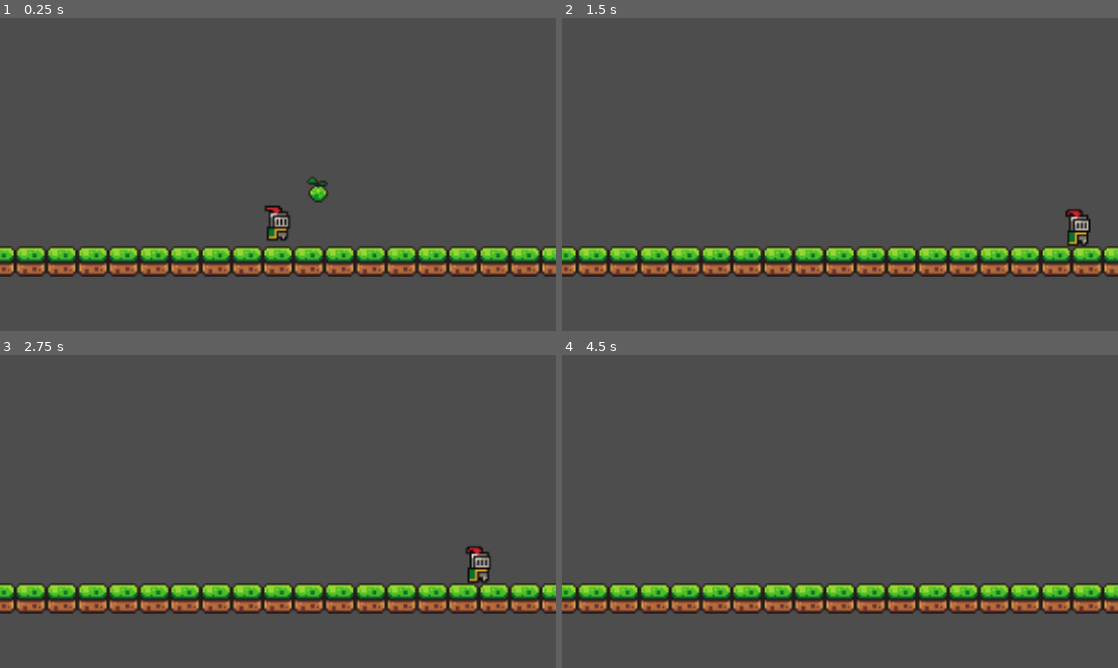
Above: before the commit, frames 1-4 (two rows, left to right).
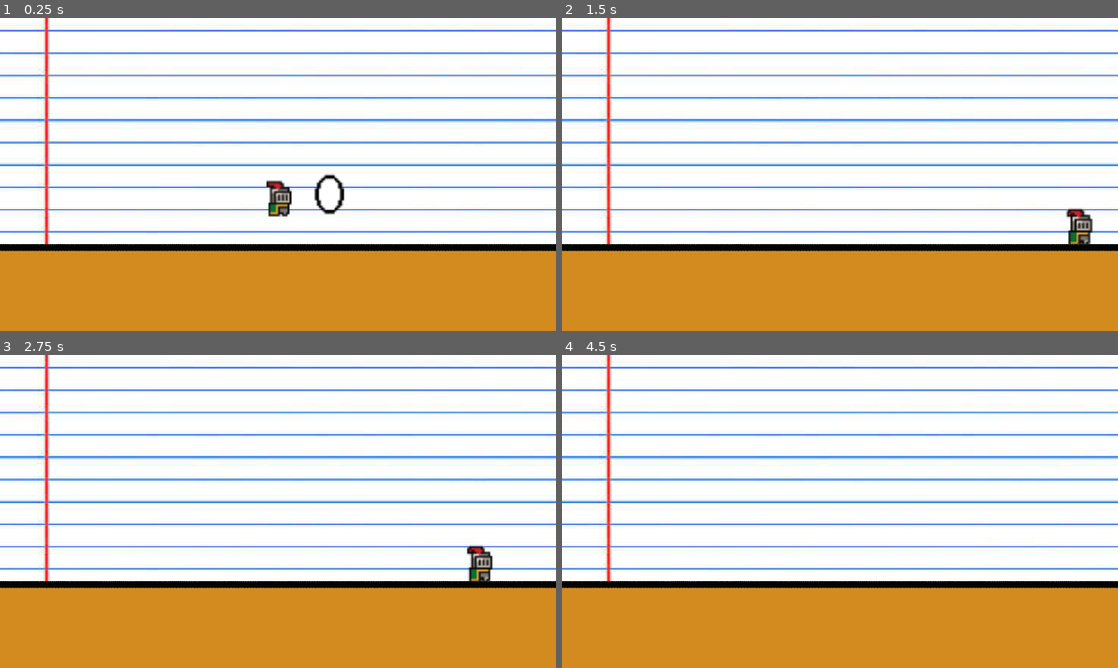
Above: after the commit, the same moments.

Repository: Mochytk/INF377-Microjuegos
Game: Godot game, scene res://Microgames/lluvia-de-notas/scenes/lluvia_de_notas.tscn
Two runs of this game, one before a commit and one after it. Both use one fixed random seed, a clock stepped at 60 frames per second and the inputs below. Before the commit the project has no main scene; this scene is started directly in both runs.
Inputs:
- Up to frame 1 (0.25 s): no input
- Up to frame 2 (1.5 s): tap Enter (ui_accept) at 0.5, 0.77 s; hold Right (ui_right) from 0.53 s (still down)
- Up to frame 3 (2.75 s): tap Enter (ui_accept) at 1.52, 2 s; release Right (ui_right) at 2.03 s; hold Left (ui_left) from 2.03 s (still down)
- Up to frame 4 (4.5 s): release Left (ui_left) at 2.78 s; hold Right (ui_right) 2.78-4.28 s; tap Enter (ui_accept) at 3.02, 3.77 s; hold Left (ui_left) from 4.28 s (still down)

The runs differ from the first frame. In frame 1, 100% of the frame differs, in the area x 0-100%, y 0-100%; in frame 2, 100%; in frame 3, 100%; in frame 4, 100%.

Commit message:
game over, números

Diff:
--- a/inf-377-microjuegos/Microgames/lluvia-de-notas/scenes/cero.tscn
+++ b/inf-377-microjuegos/Microgames/lluvia-de-notas/scenes/cero.tscn
@@ -2,6 +2,7 @@
 
 [ext_resource type="Script" uid="uid://c8bjln4g4q7aq" path="res://Microgames/lluvia-de-notas/scripts/cero.gd" id="1_vho2w"]
 [ext_resource type="Texture2D" uid="uid://c0y35slu0s558" path="res://Microgames/lluvia-de-notas/assets/sprites/fruit.png" id="1_yeblp"]
+[ext_resource type="Texture2D" uid="uid://blopdbvjsk7fy" path="res://Microgames/lluvia-de-notas/assets/sprites/pixil-frame-0.png" id="2_lx1j3"]
 
 [sub_resource type="AtlasTexture" id="AtlasTexture_h7djk"]
 atlas = ExtResource("1_yeblp")
@@ -11,6 +12,10 @@
 atlas = ExtResource("1_yeblp")
 region = Rect2(0, 32, 16, 16)
 
+[sub_resource type="AtlasTexture" id="AtlasTexture_vuctl"]
+atlas = ExtResource("2_lx1j3")
+region = Rect2(0, 0, 32, 32)
+
 [sub_resource type="SpriteFrames" id="SpriteFrames_vho2w"]
 animations = [{
 "frames": [{
@@ -19,6 +24,9 @@
 }, {
 "duration": 1.0,
 "texture": SubResource("AtlasTexture_l5flu")
+}, {
+"duration": 1.0,
+"texture": SubResource("AtlasTexture_vuctl")
 }],
 "loop": 1,
 "name": &"default",
@@ -26,10 +34,10 @@
 }]
 
 [sub_resource type="CircleShape2D" id="CircleShape2D_lx1j3"]
-radius = 4.0
+radius = 7.0
 
 [sub_resource type="CircleShape2D" id="CircleShape2D_xepy2"]
-radius = 4.0
+radius = 7.0
 
 [node name="cero" type="Node2D" unique_id=92391435]
 script = ExtResource("1_vho2w")
@@ -38,8 +46,13 @@
 mass = 0.009
 gravity_scale = 0.1
 
+[node name="Sprite2D" type="Sprite2D" parent="RigidBody2D" unique_id=842579231]
+position = Vector2(0, 2)
+texture = ExtResource("2_lx1j3")
+
 [node name="AnimatedSprite2D" type="AnimatedSprite2D" parent="RigidBody2D" unique_id=1366227434]
-position = Vector2(0, -2)
+visible = false
+position = Vector2(0, -1)
 sprite_frames = SubResource("SpriteFrames_vho2w")
 
 [node name="CollisionShape2D" type="CollisionShape2D" parent="RigidBody2D" unique_id=1176201470]
--- a/inf-377-microjuegos/Microgames/lluvia-de-notas/scenes/cien.tscn
+++ b/inf-377-microjuegos/Microgames/lluvia-de-notas/scenes/cien.tscn
@@ -2,6 +2,7 @@
 
 [ext_resource type="Texture2D" uid="uid://c0y35slu0s558" path="res://Microgames/lluvia-de-notas/assets/sprites/fruit.png" id="1_7aslm"]
 [ext_resource type="Script" uid="uid://dirrso03ts3hr" path="res://Microgames/lluvia-de-notas/scripts/cien.gd" id="1_xfydj"]
+[ext_resource type="Texture2D" uid="uid://dgosx5rfhi1he" path="res://Microgames/lluvia-de-notas/assets/sprites/pixil-frame-0 (3).png" id="2_7bhy1"]
 
 [sub_resource type="AtlasTexture" id="AtlasTexture_0q5u0"]
 atlas = ExtResource("1_7aslm")
@@ -18,11 +19,11 @@
 "speed": 5.0
 }]
 
-[sub_resource type="CircleShape2D" id="CircleShape2D_7bhy1"]
-radius = 4.0
+[sub_resource type="RectangleShape2D" id="RectangleShape2D_xepy2"]
+size = Vector2(32, 17)
 
-[sub_resource type="CircleShape2D" id="CircleShape2D_xfydj"]
-radius = 4.0
+[sub_resource type="RectangleShape2D" id="RectangleShape2D_qc24j"]
+size = Vector2(32, 17)
 
 [node name="cien" type="Node2D" unique_id=1670947645]
 script = ExtResource("1_xfydj")
@@ -31,18 +32,24 @@
 mass = 0.013
 gravity_scale = 0.1
 
+[node name="Sprite2D" type="Sprite2D" parent="RigidBody2D" unique_id=159139906]
+texture = ExtResource("2_7bhy1")
+
 [node name="AnimatedSprite2D" type="AnimatedSprite2D" parent="RigidBody2D" unique_id=867014171]
+visible = false
 position = Vector2(0, -3)
 sprite_frames = SubResource("SpriteFrames_xfydj")
 
 [node name="CollisionShape2D" type="CollisionShape2D" parent="RigidBody2D" unique_id=425740184]
-shape = SubResource("CircleShape2D_7bhy1")
+position = Vector2(0, -1.5)
+shape = SubResource("RectangleShape2D_xepy2")
 
 [node name="Area2D" type="Area2D" parent="RigidBody2D" unique_id=674428953]
 collision_layer = 2
 
 [node name="collision" type="CollisionShape2D" parent="RigidBody2D/Area2D" unique_id=662508897]
-shape = SubResource("CircleShape2D_xfydj")
+position = Vector2(0, -1.5)
+shape = SubResource("RectangleShape2D_qc24j")
 debug_color = Color(1, 0.19215687, 0.8509804, 0.41960785)
 
 [connection signal="body_entered" from="RigidBody2D/Area2D" to="." method="_on_area_2d_body_entered"]
--- /dev/null
+++ b/inf-377-microjuegos/Microgames/lluvia-de-notas/scenes/game_over.tscn
@@ -0,0 +1,26 @@
+[gd_scene format=3 uid="uid://08fgbci7ghia"]
+
+[ext_resource type="Texture2D" uid="uid://bii8uabs7o680" path="res://Microgames/lluvia-de-notas/assets/sprites/hoja-papel.jpg" id="1_wf7sd"]
+[ext_resource type="Texture2D" uid="uid://ykl56kx4uw55" path="res://Microgames/lluvia-de-notas/assets/sprites/mesa.png" id="2_x2ed6"]
+
+[node name="game-over" type="Node2D" unique_id=1590447958]
+
+[node name="papel2" type="Sprite2D" parent="." unique_id=945814569]
+z_index = -1
+position = Vector2(592.99994, 263.99994)
+scale = Vector2(3.0098612, 1.6739973)
+texture = ExtResource("1_wf7sd")
+
+[node name="Mesa" type="Sprite2D" parent="." unique_id=653430420]
+position = Vector2(595, 773.99994)
+scale = Vector2(1.7866664, 0.85254437)
+texture = ExtResource("2_x2ed6")
+
+[node name="RichTextLabel" type="RichTextLabel" parent="." unique_id=1414673809]
+offset_left = 445.0
+offset_top = 218.0
+offset_right = 736.0
+offset_bottom = 298.0
+theme_override_colors/default_color = Color(0, 0, 0, 1)
+theme_override_font_sizes/normal_font_size = 50
+text = "GAME OVER"
--- a/inf-377-microjuegos/Microgames/lluvia-de-notas/scenes/lluvia_de_notas.tscn
+++ b/inf-377-microjuegos/Microgames/lluvia-de-notas/scenes/lluvia_de_notas.tscn
@@ -3,6 +3,8 @@
 [ext_resource type="PackedScene" uid="uid://2oskjl4j124s" path="res://Microgames/lluvia-de-notas/scenes/player.tscn" id="1_jq66b"]
 [ext_resource type="PackedScene" uid="uid://7g3lka24sjbn" path="res://Microgames/lluvia-de-notas/scenes/notas.tscn" id="1_xo5yo"]
 [ext_resource type="Texture2D" uid="uid://cqmkcaki4yw5" path="res://Microgames/lluvia-de-notas/assets/sprites/world_tileset.png" id="2_1n2t3"]
+[ext_resource type="Texture2D" uid="uid://bii8uabs7o680" path="res://Microgames/lluvia-de-notas/assets/sprites/hoja-papel.jpg" id="4_qfr8d"]
+[ext_resource type="Texture2D" uid="uid://ykl56kx4uw55" path="res://Microgames/lluvia-de-notas/assets/sprites/mesa.png" id="5_fudlk"]
 
 [sub_resource type="GDScript" id="GDScript_xo5yo"]
 script/source = "extends Node2D
@@ -179,3 +181,14 @@
 tile_set = SubResource("TileSet_qc24j")
 format = 2
 layer_0/tile_data = PackedInt32Array(196598, 1, 0, 196599, 1, 0, 196600, 1, 0, 196601, 1, 0, 196602, 1, 0, 196603, 1, 0 …(197 unchanged characters)…
+
+[node name="papel" type="Sprite2D" parent="." unique_id=296037800]
+z_index = -1
+position = Vector2(-4.5000153, -1)
+scale = Vector2(0.7837838, 0.575)
+texture = ExtResource("4_qfr8d")
+
+[node name="Mesa" type="Sprite2D" parent="." unique_id=519279742]
+position = Vector2(5.0000005, 217.00002)
+scale = Vector2(0.51, 0.51)
+texture = ExtResource("5_fudlk")
--- a/inf-377-microjuegos/Microgames/lluvia-de-notas/scripts/spawn-notas.gd
+++ b/inf-377-microjuegos/Microgames/lluvia-de-notas/scripts/spawn-notas.gd
@@ -37,4 +37,5 @@
 
 func _on_cero_colision_cero() -> void:
 	valid = false
+	get_tree().change_scene_to_file("res://Microgames/lluvia-de-notas/scenes/game_over.tscn")
 	print("perdiste")
--- a/inf-377-microjuegos/project.godot
+++ b/inf-377-microjuegos/project.godot
@@ -11,6 +11,7 @@
 [application]
 
 config/name="INF377-Microjuegos"
+run/main_scene="uid://dp1pybakcmlfh"
 config/features=PackedStringArray("4.7", "GL Compatibility")
 config/icon="res://icon.svg"
 
Binary file added: inf-377-microjuegos/Microgames/lluvia-de-notas/assets/sprites/hoja-papel.jpg
Not shown, added: inf-377-microjuegos/Microgames/lluvia-de-notas/assets/sprites/hoja-papel.jpg.import
Binary file added: inf-377-microjuegos/Microgames/lluvia-de-notas/assets/sprites/mesa.png
Not shown, added: inf-377-microjuegos/Microgames/lluvia-de-notas/assets/sprites/mesa.png.import
Binary file added: inf-377-microjuegos/Microgames/lluvia-de-notas/assets/sprites/pixil-frame-0 (3).png
Not shown, added: inf-377-microjuegos/Microgames/lluvia-de-notas/assets/sprites/pixil-frame-0 (3).png.import
Binary file added: inf-377-microjuegos/Microgames/lluvia-de-notas/assets/sprites/pixil-frame-0.png
Not shown, added: inf-377-microjuegos/Microgames/lluvia-de-notas/assets/sprites/pixil-frame-0.png.import
